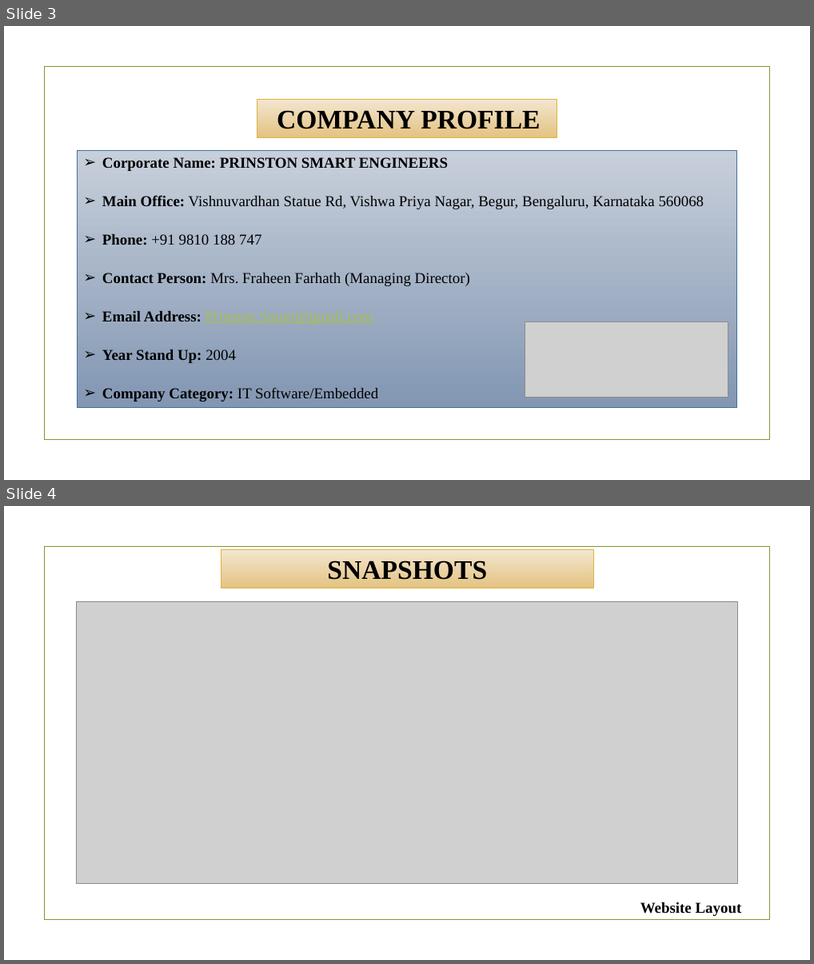
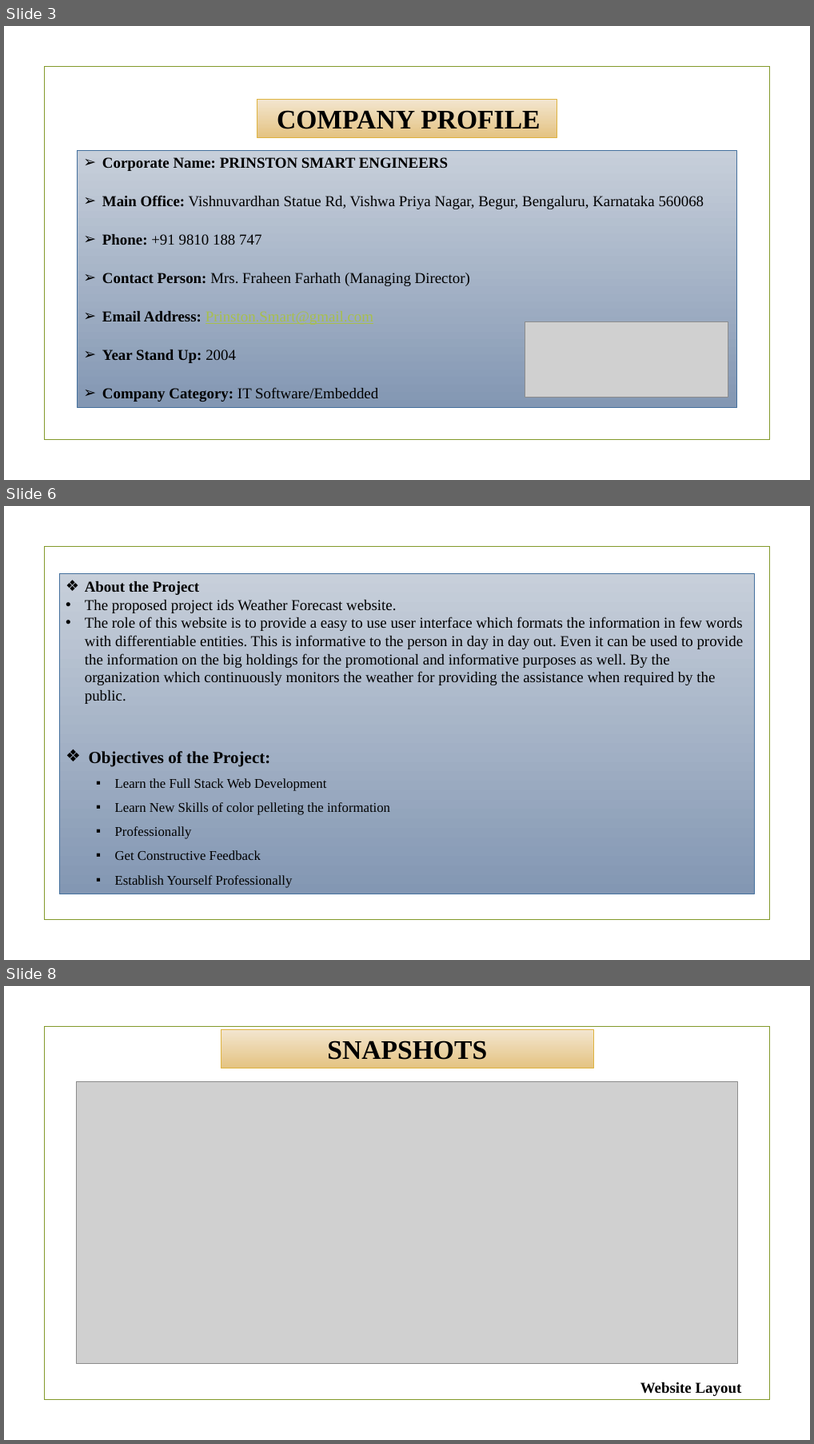
Before and after one commit to shubhankarsharma876/weather-forecast, a slide deck: ppt.pptx. Shown one above the other, each under a label of ours: slides 3 and 4 before the commit, slides 3, 6 and 8 after it; the slides between them are not shown. The pictures are 814x964 and 814x1444 pixels, drawn with LibreOffice and Linux fonts; fonts in the diff are those of the drawing; grey boxes stand for pictures; background and template pictures are left out. Boxes give left, top, right and bottom in pixels: in the first picture for what was removed or moved away, otherwise in the second. Text is boxed around its words. In the diff, an @@ line names an element or a change of style, - is before the commit and + after.

```diff
--- a/ppt.pptx
+++ b/ppt.pptx
@@ slide 6 added at box(4, 506, 810, 960), background picture (left out); not listed: 1 template element that a slide beside it also shows @@
@@ rectangle added at box(60, 574, 754, 893), fill gradient #C7CFDB to #8498B4, outline #44709D 0.75 pt, 18 pt, text #000000 @@
+❖ About the Project
+• The proposed project ids Weather Forecast website.
+• The role of this website is to provide a easy to use user interface which formats the information in few words with differentiable entities. This is informative to the person in day in day out. Even it can be used to provide the information on the big holdings for the promotional and informative purposes as well. By the organization which continuously monitors the weather for providing the assistance when required by the public.
+❖ Objectives of the Project:
+  ▪ Learn the Full Stack Web Development
+  ▪ Learn New Skills of color pelleting the information
+  ▪ Professionally
+  ▪ Get Constructive Feedback
+  ▪ Establish Yourself Professionally
@@ what was slide 4 is now slide 8 @@
```
Also in this commit, not shown: 1 slide changed, 3 other slides added.
